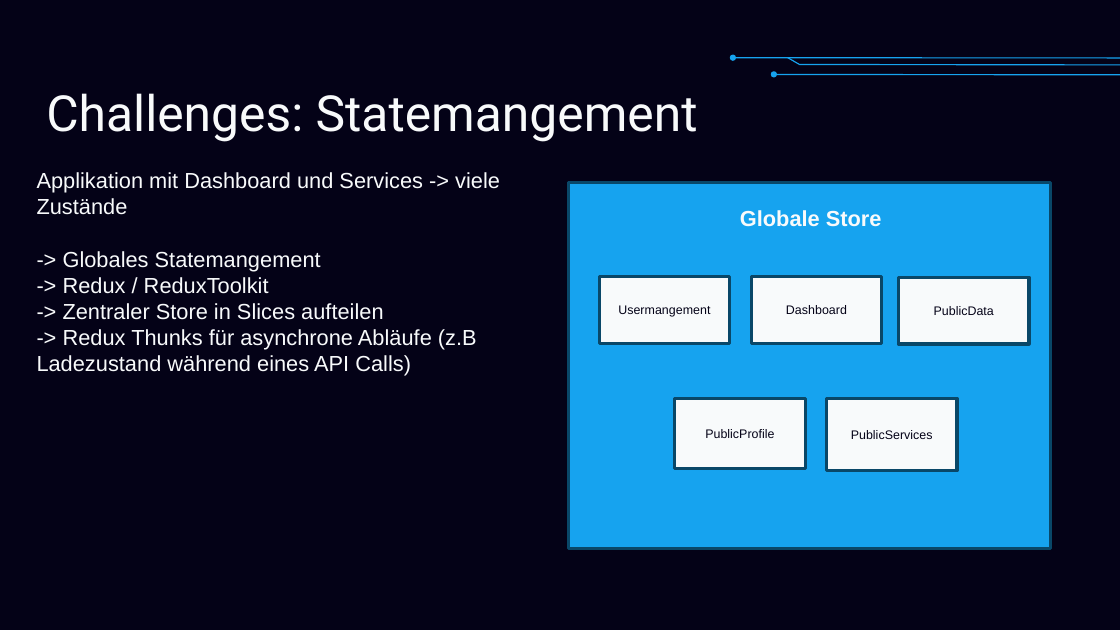
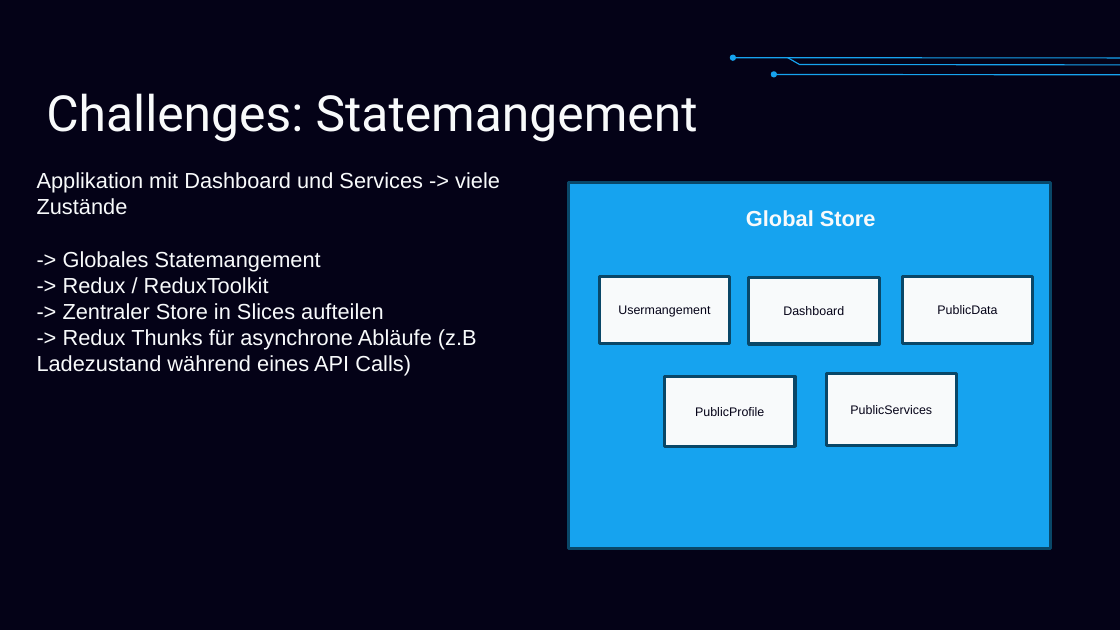
Before and after one commit to kayssmile/SideLink, a slide deck: slide 8 of _Documentation/präsentation.pptx. Drawn at 1120x630 pixels with LibreOffice and Linux fonts; fonts in the diff are those of the drawing; background and template pictures are left out. Boxes give left, top, right and bottom in pixels: in the first picture for what was removed or moved away, otherwise in the second. Text is boxed around its words. In the diff, an @@ line names an element or a change of style, - is before the commit and + after.

```diff
--- a/_Documentation/präsentation.pptx
+++ b/_Documentation/präsentation.pptx
@@ text at (746,210,876,227): text changed @@
-Globale Store
+Global Store
@@ rectangle "Dashboard": place and size @@
-rectangle "Dashboard" at (752,277,883,344)
+rectangle "Dashboard" at (748,278,879,345)
@@ rectangle "PublicData": place and size @@
-rectangle "PublicData" at (898,278,1029,345)
+rectangle "PublicData" at (903,277,1034,344)
@@ rectangle "PublicProfile": place and size @@
-rectangle "PublicProfile" at (674,399,805,469)
+rectangle "PublicProfile" at (664,376,795,447)
@@ rectangle "PublicServices": place and size @@
-rectangle "PublicServices" at (827,399,958,472)
+rectangle "PublicServices" at (827,373,958,446)
```
Also in this commit, not shown: 4 other slides changed, 16 other files.
